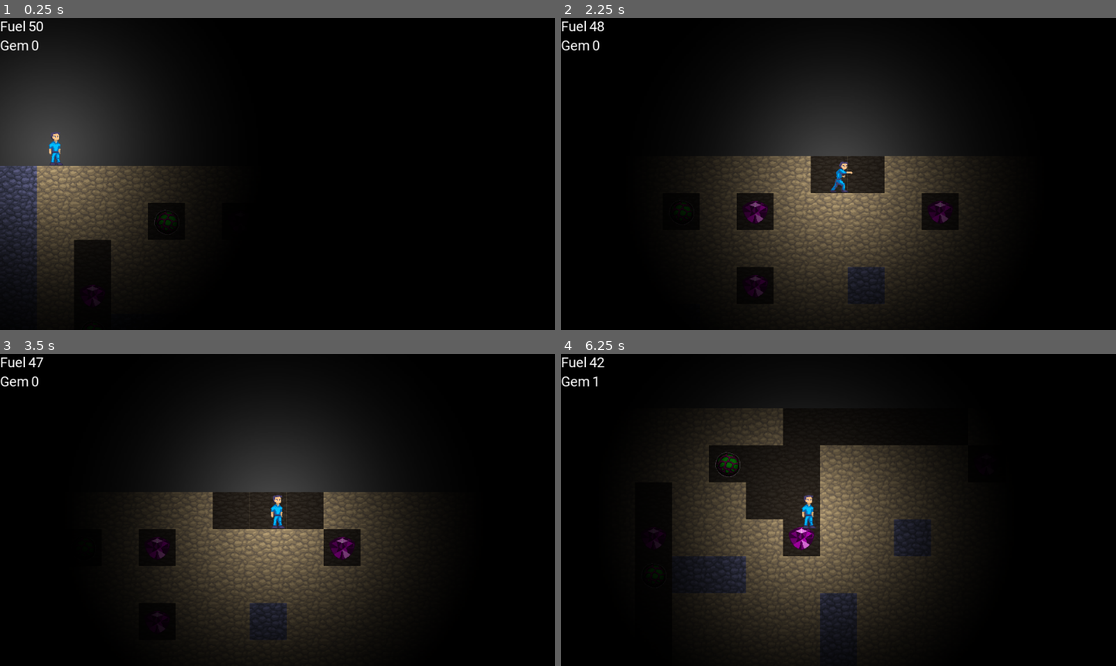
Above: before the commit, frames 1-4 (two rows, left to right).
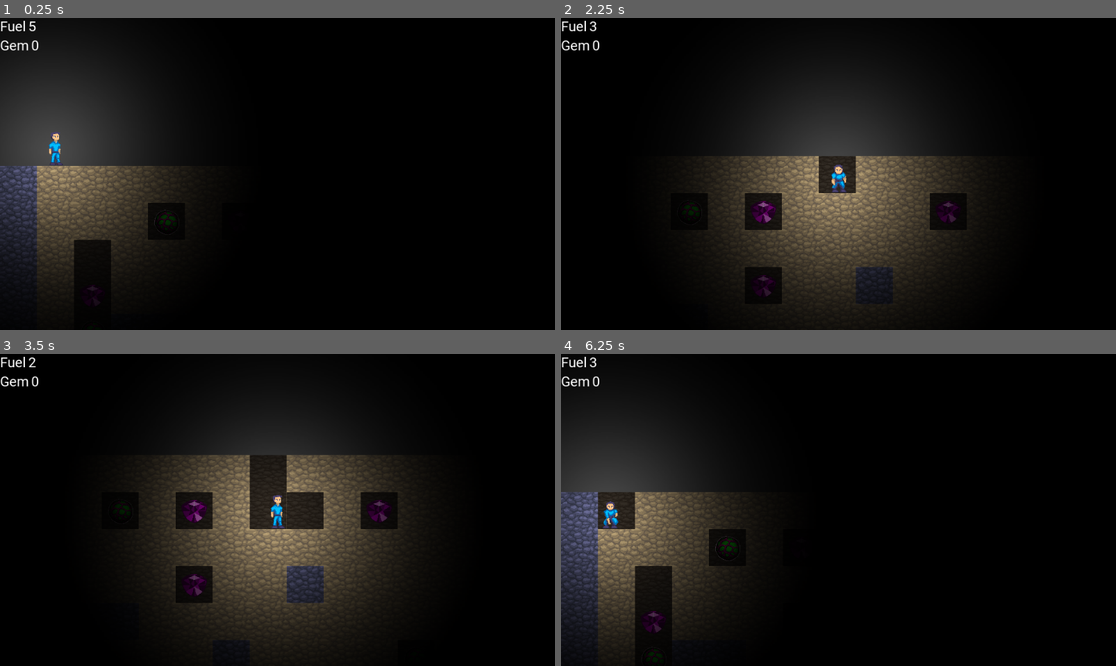
Above: after the commit, the same moments.

Repository: jusw85/ld48-godot
Game: Godot game, scene res://main.tscn
Same seed, same stepped clock (60 frames per second), same inputs: the game is played once before the commit and once after it.
Inputs:
- Up to frame 1 (0.25 s): no input
- Up to frame 2 (2.25 s): tap Enter at 0.5 s; hold Right (ui_right) 0.53-1.28 s; hold Down (ui_down) 1.28-2.03 s; hold Right (ui_right) from 2.03 s (still down)
- Up to frame 3 (3.5 s): release Right (ui_right) at 2.78 s; hold Up (ui_up) from 2.78 s (still down)
- Up to frame 4 (6.25 s): tap R (restart) at 3.5, 4.25, 5 s; release Up (ui_up) at 3.53 s; hold Left (ui_left) 3.53-5.03 s; hold Down (ui_down) 5.03-5.78 s; hold Right (ui_right) from 5.78 s (still down)

The runs differ from the first frame. In frame 1, less than 0.1% of the frame differs, in the area x 6-8%, y 1-5%; in frame 2, 3.7%; in frame 3, 9.6%; in frame 4, 37%, in the area x 0-71%, y 1-99%.

Commit message:
Fix down punch

Diff:
--- a/main.tscn
+++ b/main.tscn
@@ -23,7 +23,7 @@
 [node name="Player" parent="." instance=ExtResource( 2 )]
 position = Vector2( 96, 32 )
 z_index = 1
-start_fuel = 50
+start_fuel = 5
 
 [node name="Bgm" type="AudioStreamPlayer" parent="."]
 stream = ExtResource( 3 )
--- a/player/player.gd
+++ b/player/player.gd
@@ -7,7 +7,7 @@
 	var autotile_id: Vector2
 
 
-enum STATES {IDLE, DEAD, WALKING, FALLING, PUNCH_R}
+enum STATES {IDLE, DEAD, WALKING, FALLING, PUNCH_R, PUNCH_D}
 var state = STATES.IDLE
 
 signal fuel_changed
@@ -46,31 +46,31 @@
 			get_tree().reload_current_scene()
 		else:
 			return
-	elif state == STATES.PUNCH_R:
-		return
+#	elif state == STATES.PUNCH_R:
+#		return
 
 #	var left_just_pressed := event.is_action_pressed("ui_left")
 #	var right_just_pressed := event.is_action_pressed("ui_right")
 #	var up_just_pressed := event.is_action_pressed("ui_up")
 
-	var down_just_pressed := event.is_action_pressed("ui_down")
-	if down_just_pressed and ground_cast.is_colliding():
-		var pos := ground_cast.get_collision_point()
-		pos.y += 1
-
-		var tileinfo := _global_pos_to_tileinfo(pos)
-		if tileinfo.tile_id == 4:
-			var rock_id := int(tileinfo.autotile_id.x)
-			match rock_id:
-				1:
-					change_fuel(-soil_fuel_needed)
-				7:
-					change_fuel(-rock_fuel_needed)
-				_:
-					change_fuel(-soil_fuel_needed)
-			sprite.play("punchdown")
-			state = STATES.PUNCH_R
-			to_del_downpunch = tileinfo
+#	var down_just_pressed := event.is_action_pressed("ui_down")
+#	if down_just_pressed and ground_cast.is_colliding():
+#		var pos := ground_cast.get_collision_point()
+#		pos.y += 1
+#
+#		var tileinfo := _global_pos_to_tileinfo(pos)
+#		if tileinfo.tile_id == 4:
+#			var rock_id := int(tileinfo.autotile_id.x)
+#			match rock_id:
+#				1:
+#					change_fuel(-soil_fuel_needed)
+#				7:
+#					change_fuel(-rock_fuel_needed)
+#				_:
+#					change_fuel(-soil_fuel_needed)
+#			sprite.play("punchdown")
+#			state = STATES.PUNCH_R
+#			to_del_downpunch = tileinfo
 
 
 func change_gem(val: int):
@@ -88,14 +88,17 @@
 
 
 func _physics_process(_delta) -> void:
-	if state == STATES.DEAD:
+	if state == STATES.PUNCH_R:
+		assert(sprite.animation == "punchright")
 		return
-	elif state == STATES.PUNCH_R:
-#		assert(sprite.animation == "punchright")
+	elif state == STATES.PUNCH_D:
+		assert(sprite.animation == "punchdown")
 		return
 
 	var is_grounded = ground_cast.is_colliding()
 	var dir = dir_input.get_input()
+	if state == STATES.DEAD:
+		dir = Vector2.ZERO
 
 	var velocity = Vector2()
 	velocity.x = dir.x * walk_speed
@@ -115,11 +118,30 @@
 		if _try_eat_rock(pos):
 			state = STATES.PUNCH_R
 
+	if state == STATES.IDLE and is_grounded and dir.y > 0:
+		var pos := ground_cast.get_collision_point()
+		pos.y += 1
+
+		var tileinfo := _global_pos_to_tileinfo(pos)
+		if tileinfo.tile_id == 4:
+			var rock_id := int(tileinfo.autotile_id.x)
+			match rock_id:
+				1:
+					change_fuel(-soil_fuel_needed)
+				7:
+					change_fuel(-rock_fuel_needed)
+				_:
+					change_fuel(-soil_fuel_needed)
+			state = STATES.PUNCH_D
+			to_del_downpunch = tileinfo
+
 	if state == STATES.DEAD:
 		sprite.play("idle")
 	else:
 		if state == STATES.PUNCH_R:
 			sprite.play("punchright")
+		elif state == STATES.PUNCH_D:
+			sprite.play("punchdown")
 		elif is_grounded and velocity.x != 0.0:
 			sprite.play("walking")
 		else:
@@ -166,6 +188,11 @@
 func _on_AnimatedSprite_animation_finished():
 	if sprite.animation == "punchright":
 		state = STATES.IDLE
-	if sprite.animation == "punchdown":
+	elif sprite.animation == "punchdown":
 		tilemap.set_cellv(to_del_downpunch.grid_pos, -1)
 		state = STATES.IDLE
+
+	if fuel <= 0:
+		sprite.animation = "idle"
+		state = STATES.DEAD
+		return
